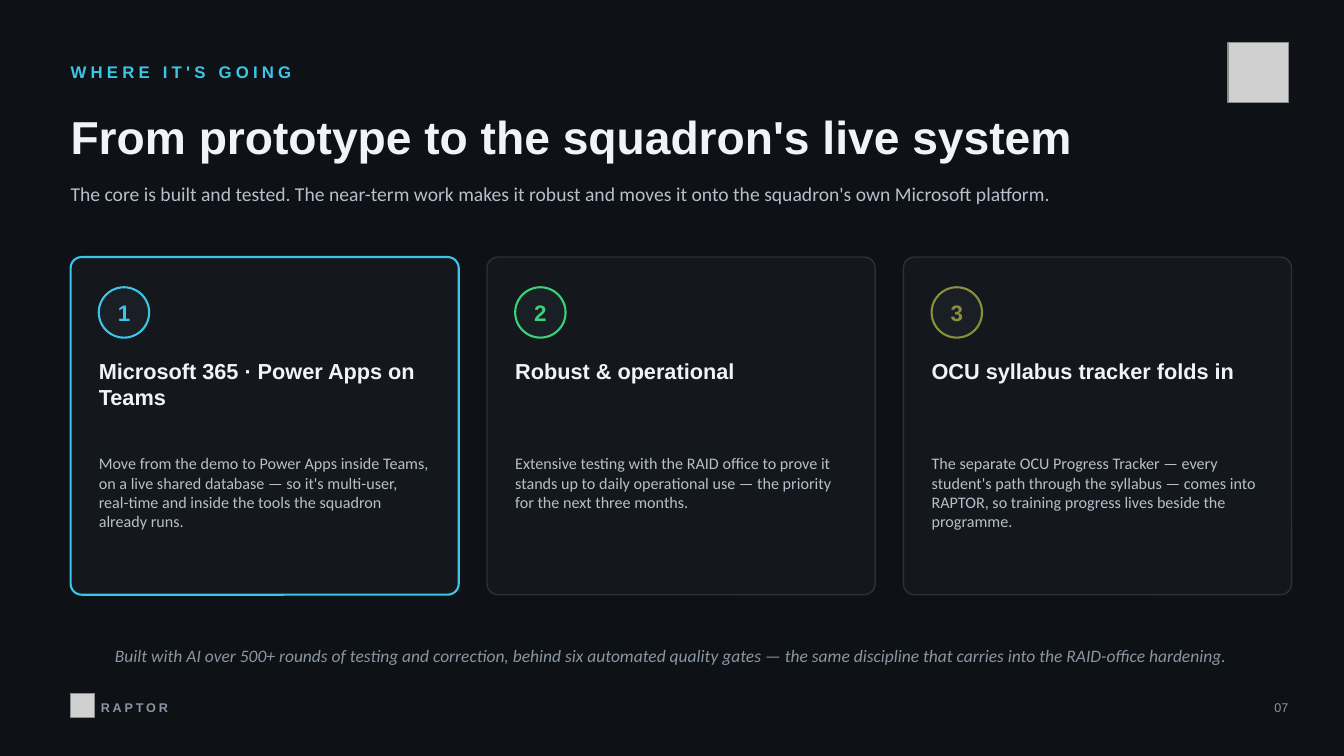
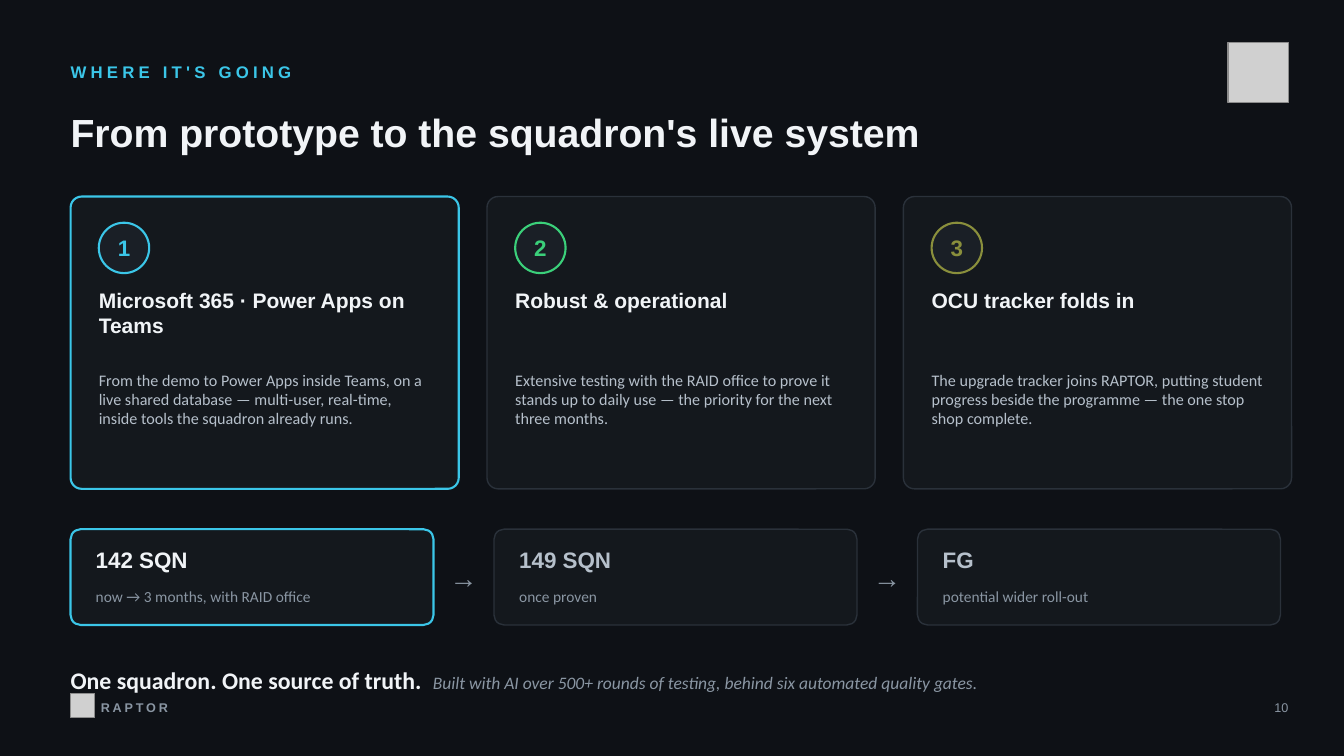
Before and after one commit to seejiaokai/Raptor, a slide deck: slide 10 of RAPTOR-Command-Brief.pptx (slide 7 before the commit). Drawn at 1344x756 pixels with LibreOffice and Linux fonts; fonts in the diff are those of the drawing; grey boxes stand for pictures. Boxes give left, top, right and bottom in pixels: in the first picture for what was removed or moved away, otherwise in the second. Text is boxed around its words. In the diff, an @@ line names an element or a change of style, - is before the commit and + after.

```diff
--- a/RAPTOR-Command-Brief.pptx
+++ b/RAPTOR-Command-Brief.pptx
@@ text "From prototype to the squadron's ..." at bbox=[71, 118, 920, 155]: size 33 to 28 pt @@
@@ rounded rectangle: place and size @@
-rounded rectangle at bbox=[71, 257, 459, 595]
+rounded rectangle at bbox=[71, 197, 459, 489]
@@ text removed at bbox=[71, 187, 1049, 204] @@
-The core is built and tested. The near-term work makes it robust and moves it onto the squadron's own Microsoft platform.
@@ rounded rectangle: place and size @@
-rounded rectangle at bbox=[487, 257, 875, 595]
+rounded rectangle at bbox=[487, 197, 875, 489]
@@ proportions changed in 3 elements at bbox=[71, 197, 459, 489], bbox=[487, 197, 875, 489], bbox=[903, 197, 1292, 489] @@
@@ rounded rectangle: place and size @@
-rounded rectangle at bbox=[903, 257, 1292, 595]
+rounded rectangle at bbox=[903, 197, 1292, 489]
@@ 3 texts, 3 ellipses: place and size @@
-3 texts, 3 ellipses at bbox=[99, 287, 982, 338]
+3 texts, 3 ellipses at bbox=[99, 223, 982, 273]
@@ text "Microsoft 365 · Power Apps ...": place and size @@
-text "Microsoft 365 · Power Apps ..." at bbox=[99, 363, 414, 406]
+text "Microsoft 365 · Power Apps ..." at bbox=[99, 292, 405, 334]
@@ text "Microsoft 365 · Power Apps ..." at bbox=[99, 292, 405, 334]: size 15.5 to 15 pt @@
@@ text "Robust & operational" at bbox=[515, 292, 727, 312]: size 15.5 to 15 pt @@
@@ text "Robust & operational": place and size @@
-text "Robust & operational" at bbox=[515, 363, 735, 384]
+text "Robust & operational" at bbox=[515, 292, 727, 312]
@@ text at bbox=[932, 292, 1135, 309]: text changed; size 15.5 to 15 pt @@
-OCU syllabus tracker folds in
+OCU tracker folds in
@@ text at bbox=[99, 375, 422, 427]: text changed @@
-Move from the demo to Power Apps inside Teams, on a live shared database — so it's multi-user, real-time and inside the tools the squadron already runs.
+From the demo to Power Apps inside Teams, on a live shared database — multi-user, real-time, inside tools the squadron already runs.
@@ text at bbox=[515, 375, 833, 424]: text changed @@
-Extensive testing with the RAID office to prove it stands up to daily operational use — the priority for the next three months.
+Extensive testing with the RAID office to prove it stands up to daily use — the priority for the next three months.
@@ text added at bbox=[932, 375, 1262, 427], 11.5 pt, text #B6C0CB @@
+The upgrade tracker joins RAPTOR, putting student progress beside the programme — the one stop shop complete.
@@ text removed at bbox=[932, 458, 1256, 530] @@
-The separate OCU Progress Tracker — every student's path through the syllabus — comes into RAPTOR, so training progress lives beside the programme.
@@ rounded rectangle added at bbox=[71, 529, 434, 625], fill #14181D, outline #3BC6E8 1.5 pt @@
@@ text added at bbox=[434, 529, 494, 625], 20 pt, text #8A96A3, bold @@
+→
@@ rounded rectangle added at bbox=[494, 529, 857, 625], fill #14181D, outline #2A313A 1 pt @@
@@ text added at bbox=[857, 529, 918, 625], 20 pt, text #8A96A3, bold @@
+→
@@ rounded rectangle added at bbox=[918, 529, 1280, 625], fill #14181D, outline #2A313A 1 pt @@
@@ text added at bbox=[96, 552, 187, 573], 16 pt, text #F1F4F7, bold @@
+142 SQN
@@ text added at bbox=[519, 552, 611, 573], 16 pt, text #B6C0CB, bold @@
+149 SQN
@@ text added at bbox=[943, 552, 974, 568], 16 pt, text #B6C0CB, bold @@
+FG
@@ text added at bbox=[96, 591, 311, 604], 11 pt, text #8A96A3 @@
+now → 3 months, with RAID office
@@ text added at bbox=[519, 594, 597, 605], 11 pt, text #8A96A3 @@
+once proven
@@ text added at bbox=[943, 591, 1088, 605], 11 pt, text #8A96A3 @@
+potential wider roll-out
@@ text at bbox=[71, 672, 977, 696]: text changed @@
-Built with AI over 500+ rounds of testing and correction, behind six automated quality gates — the same discipline that carries into the RAID-office hardening.
+One squadron. One source of truth. Built with AI over 500+ rounds of testing, behind six automated quality gates.
@@ text at bbox=[1274, 703, 1288, 712]: text changed @@
-07
+10
```
Also in this commit, not shown: 3 other slides changed, 3 slides added, 1 slide removed.
